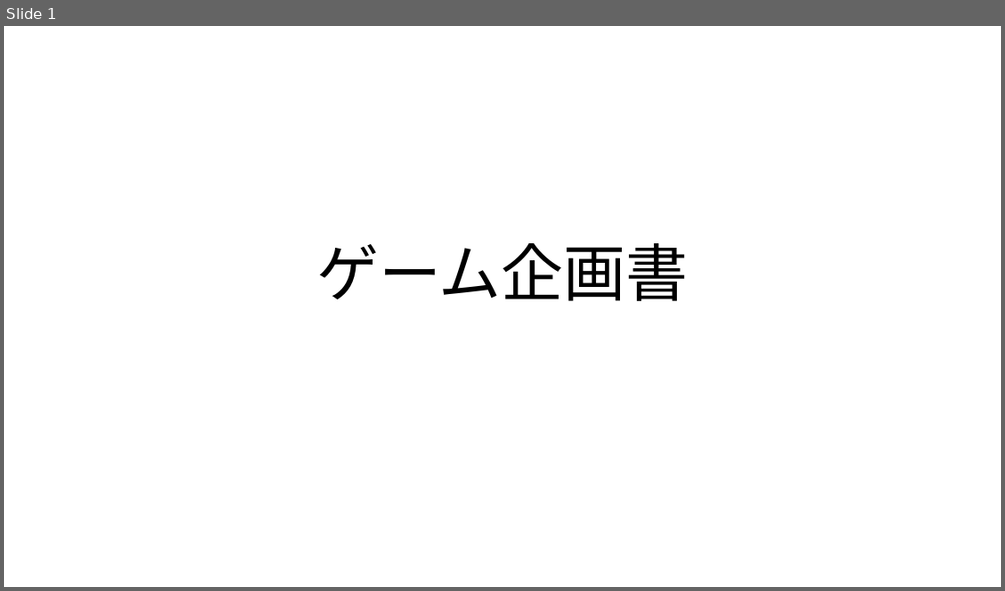
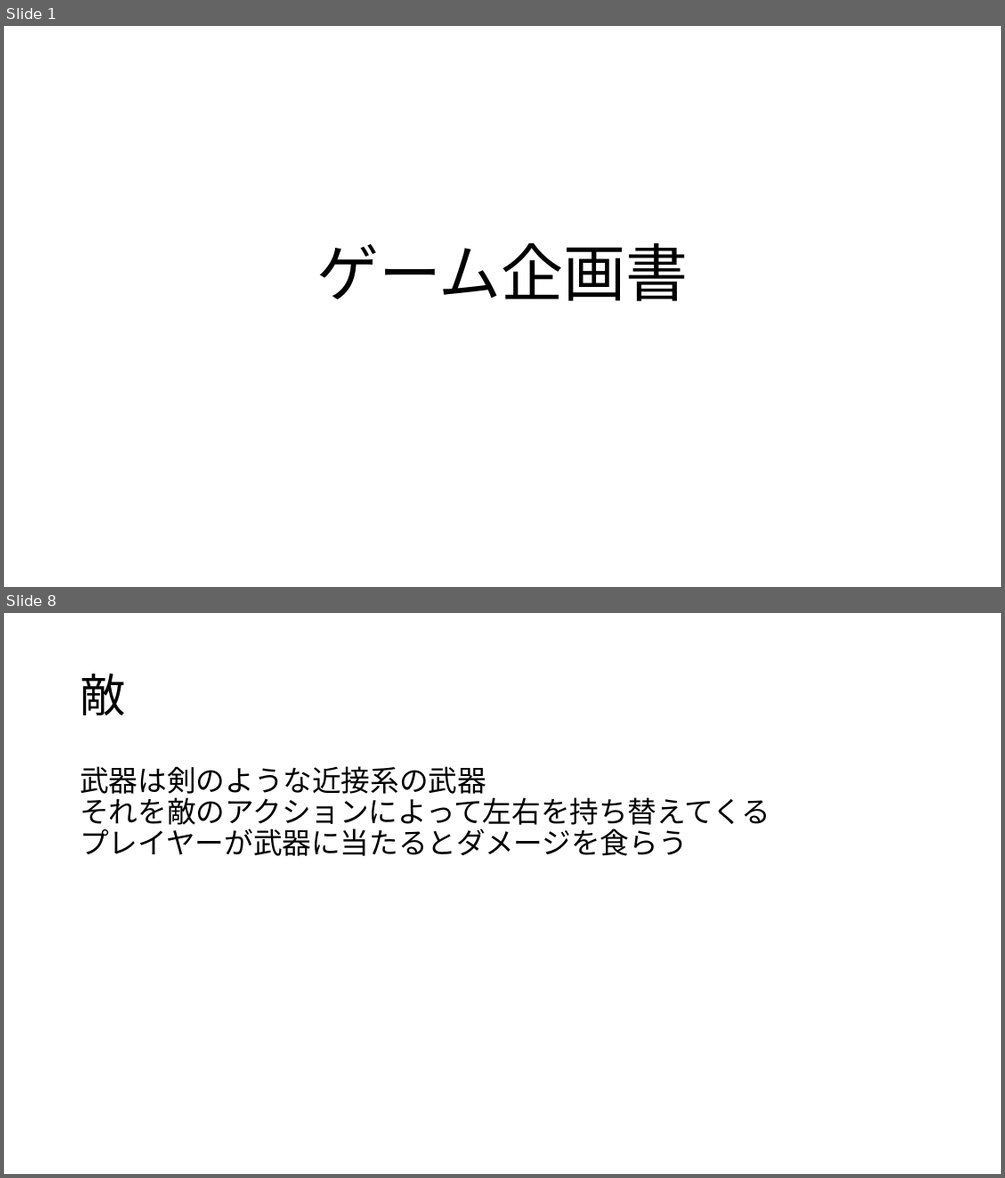
Before and after one commit to HayashiMasakane/Syuusyokusakuhixn, a slide deck: 資料/企画書.pptx. Shown one above the other, each under a label of ours: slide 1 before the commit, slides 1 and 8 after it; the slides between them are not shown. The pictures are 1005x591 and 1005x1178 pixels, drawn with LibreOffice and Linux fonts; fonts in the diff are those of the drawing. Boxes give left, top, right and bottom in pixels: in the first picture for what was removed or moved away, otherwise in the second. Text is boxed around its words. In the diff, an @@ line names an element or a change of style, - is before the commit and + after.

Commit message:
企画書の完成01
ステージやタイトルなど
足りなかった部分を追加

```diff
--- a/資料/企画書.pptx
+++ b/資料/企画書.pptx
@@ slide 8 added at [4,613,1001,1174], background #FFFFFF @@
@@ title added at [80,674,125,715], 44 pt, text #000000 @@
+敵
@@ text added at [80,766,770,856], 28 pt, text #000000 @@
+武器は剣のような近接系の武器
+それを敵のアクションによって左右を持ち替えてくる
+プレイヤーが武器に当たるとダメージを食らう
```
Also in this commit, not shown: 5 slides changed, 2 other slides added.
